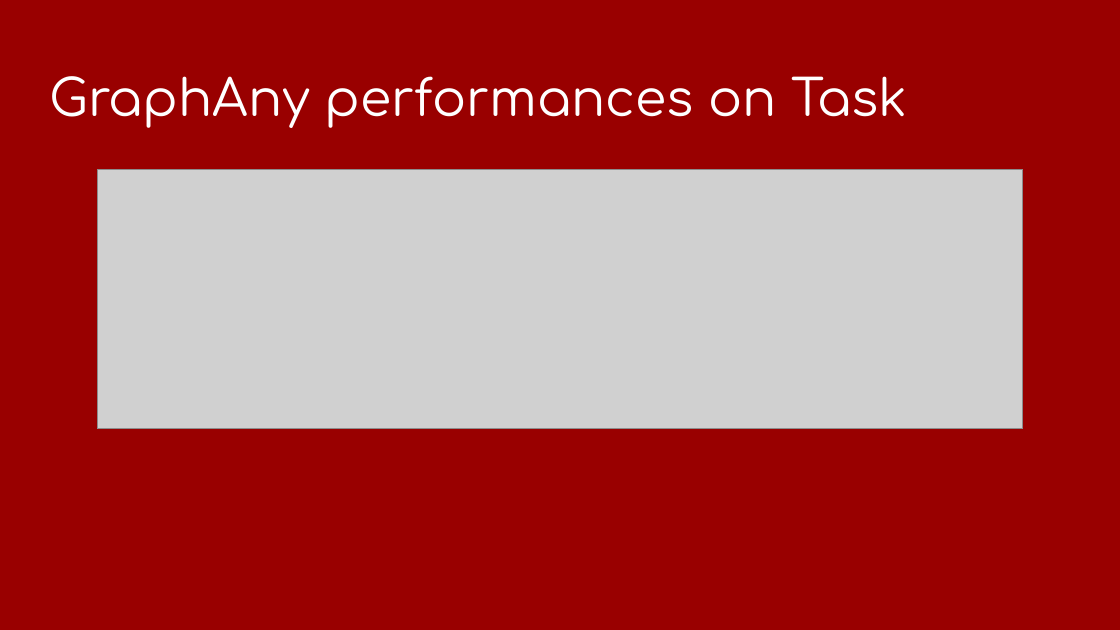
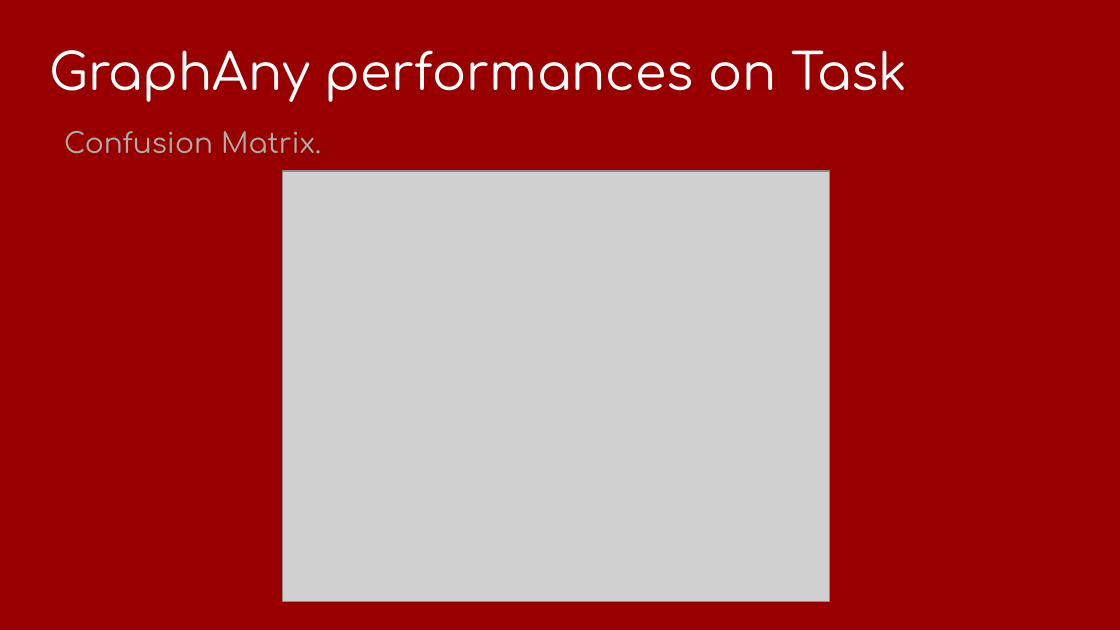
Before and after one commit to RiccardoRomeo01/BDATM_Project, a slide deck: slide 15 of Presentation/Exam_presentation.pptx (slide 14 before the commit). Drawn at 1120x630 pixels with LibreOffice and Linux fonts; fonts in the diff are those of the drawing; grey boxes stand for pictures. Boxes give left, top, right and bottom in pixels: in the first picture for what was removed or moved away, otherwise in the second. Text is boxed around its words. In the diff, an @@ line names an element or a change of style, - is before the commit and + after.

```diff
--- a/Presentation/Exam_presentation.pptx
+++ b/Presentation/Exam_presentation.pptx
@@ background #990000 to #980000 @@
@@ title "GraphAny performances on Task": place and size @@
-title "GraphAny performances on Task" at box(49, 76, 907, 128)
+title "GraphAny performances on Task" at box(49, 50, 907, 102)
@@ text added at box(64, 131, 321, 154), 18 pt, text #ADADAD @@
+Confusion Matrix.
@@ picture removed at box(97, 169, 1023, 429) @@
@@ picture added at box(282, 171, 830, 601) @@
```
Also in this commit, not shown: 2 slides added, 1 other file.
